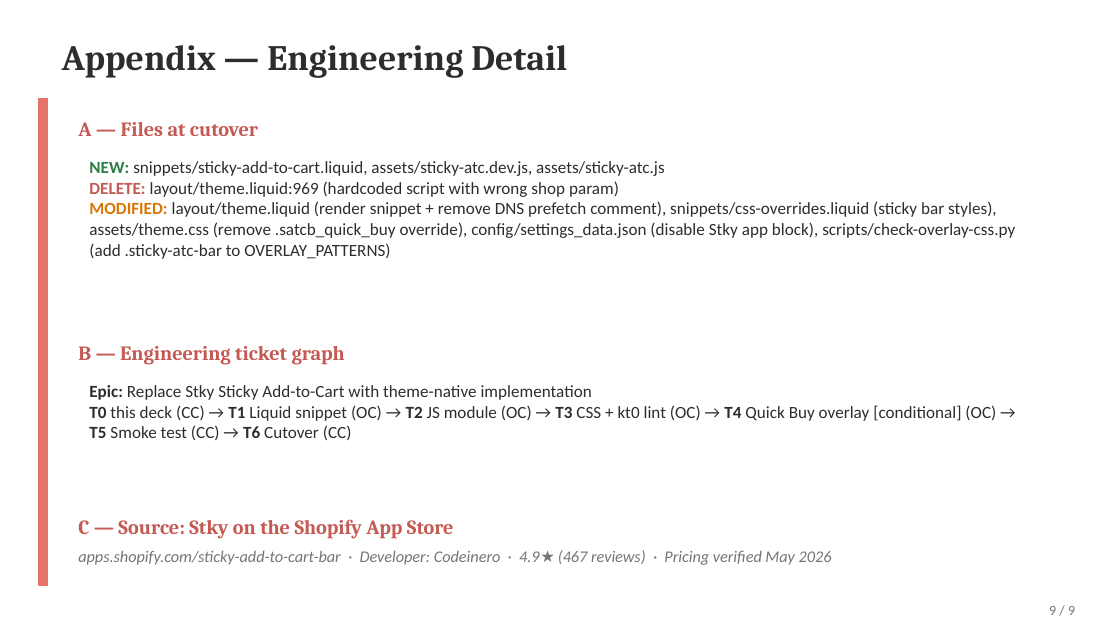
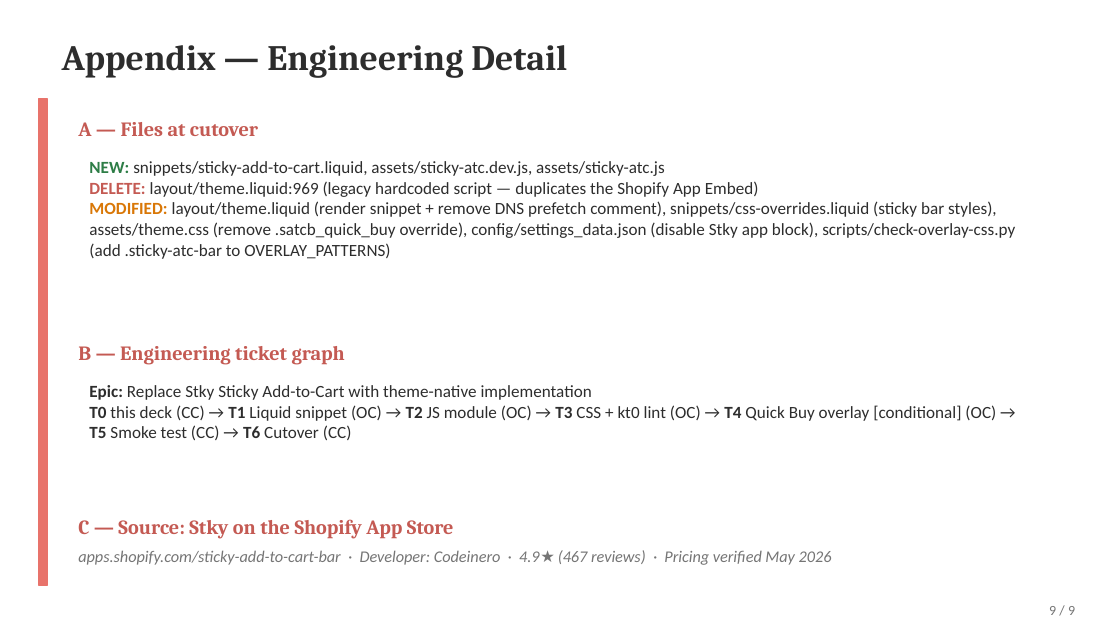
Before and after one commit to jjoson-ai/hairmnl-theme, a slide deck: slide 9 of docs/feasibility-replace-stky.pptx. Drawn at 1120x630 pixels with LibreOffice and Linux fonts; fonts in the diff are those of the drawing. Boxes give left, top, right and bottom in pixels: in the first picture for what was removed or moved away, otherwise in the second. Text is boxed around its words. In the diff, an @@ line names an element or a change of style, - is before the commit and + after.

```diff
--- a/docs/feasibility-replace-stky.pptx
+++ b/docs/feasibility-replace-stky.pptx
@@ text at box(89, 181, 759, 197): text changed @@
-DELETE: layout/theme.liquid:969 (hardcoded script with wrong shop param)
+DELETE: layout/theme.liquid:969 (legacy hardcoded script — duplicates the Shopify App Embed)
```
Also in this commit, not shown: 2 other slides changed, 2 other files.
